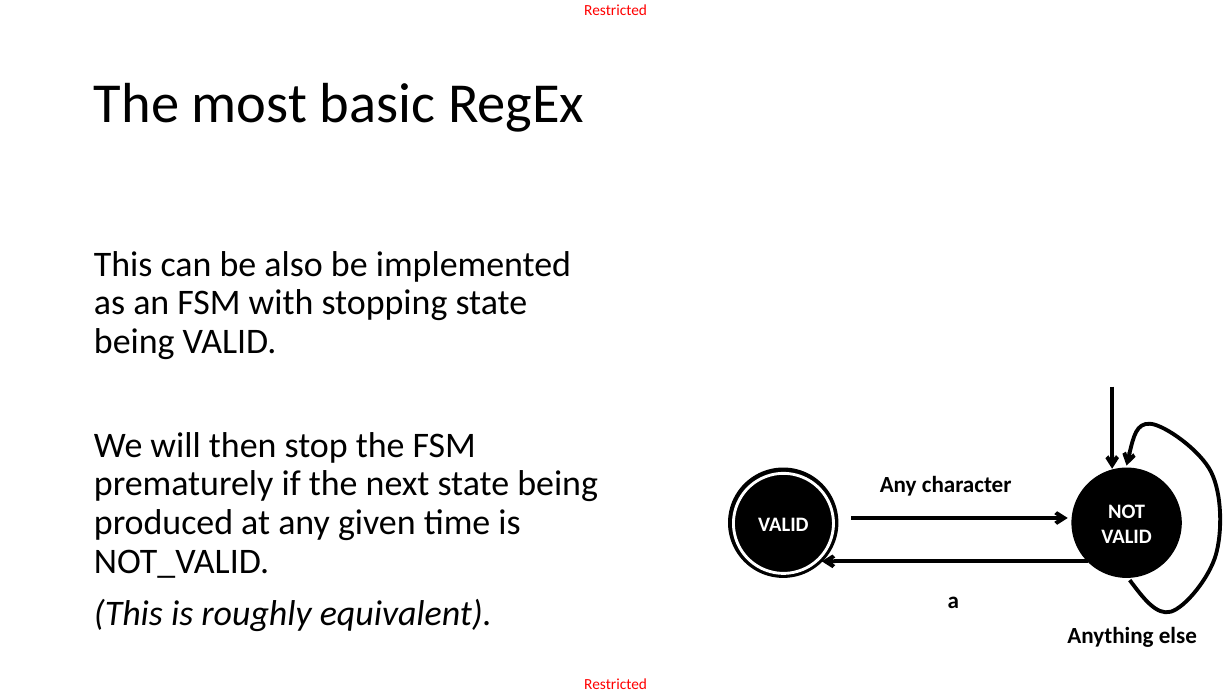
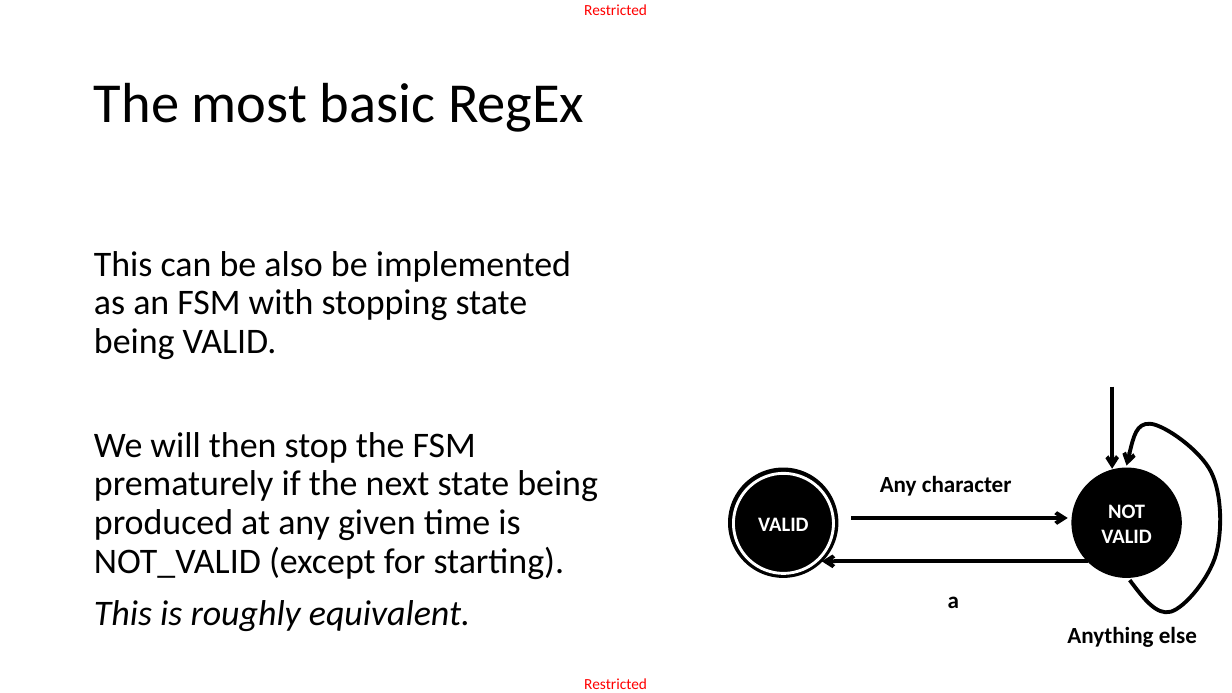
Before and after one commit to matthieudemari/SUTD_PLC_50_051, a slide deck: slide 9 of W9/W9S2/W9S2.pptx. Drawn at 1232x693 pixels with LibreOffice and Linux fonts; fonts in the diff are those of the drawing. Boxes give left, top, right and bottom in pixels: in the first picture for what was removed or moved away, otherwise in the second. Text is boxed around its words. In the diff, an @@ line names an element or a change of style, - is before the commit and + after.

```diff
--- a/W9/W9S2/W9S2.pptx
+++ b/W9/W9S2/W9S2.pptx
@@ text at bbox=[94, 432, 598, 631]: text changed @@
-We will then stop the FSM prematurely if the next state being produced at any given time is NOT_VALID.
-(This is roughly equivalent).
+We will then stop the FSM prematurely if the next state being produced at any given time is NOT_VALID (except for starting).
+This is roughly equivalent.
```
Also in this commit, not shown: 2 other slides changed, 24 slides added, 5 slides removed, 5 other files.
